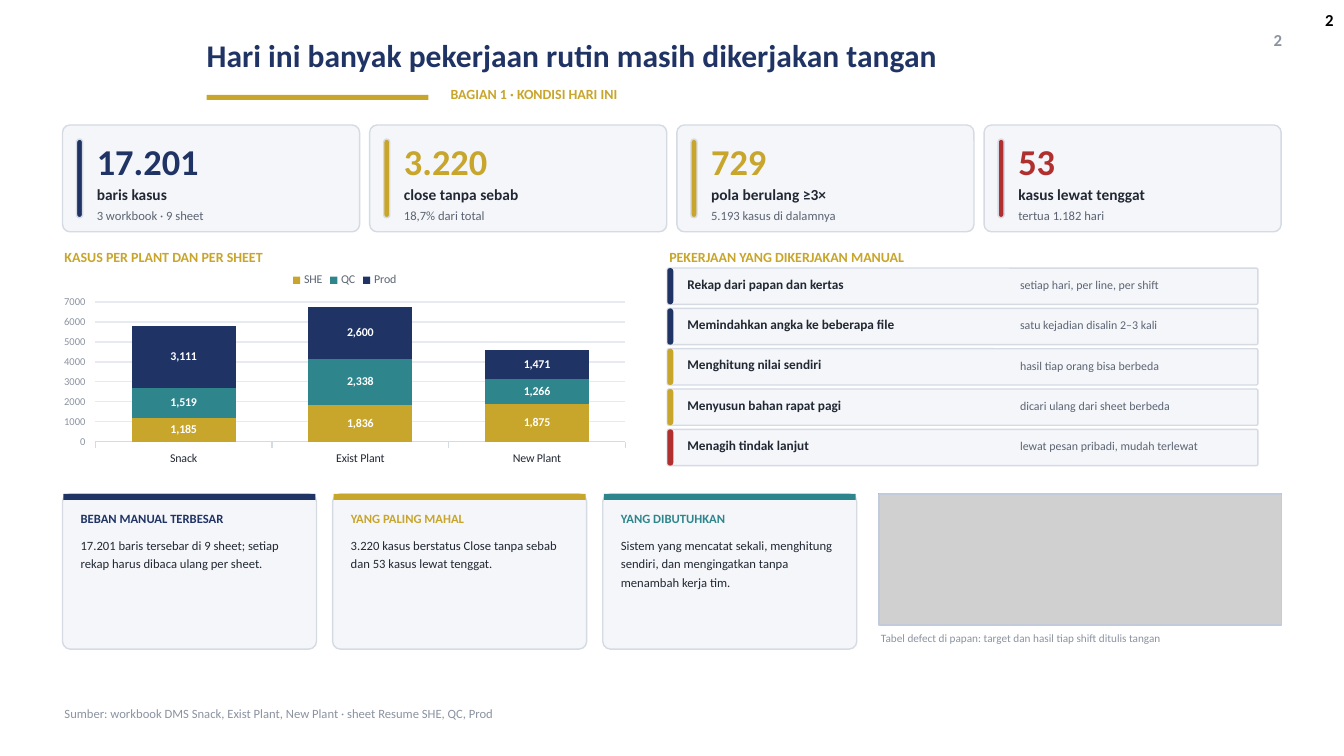
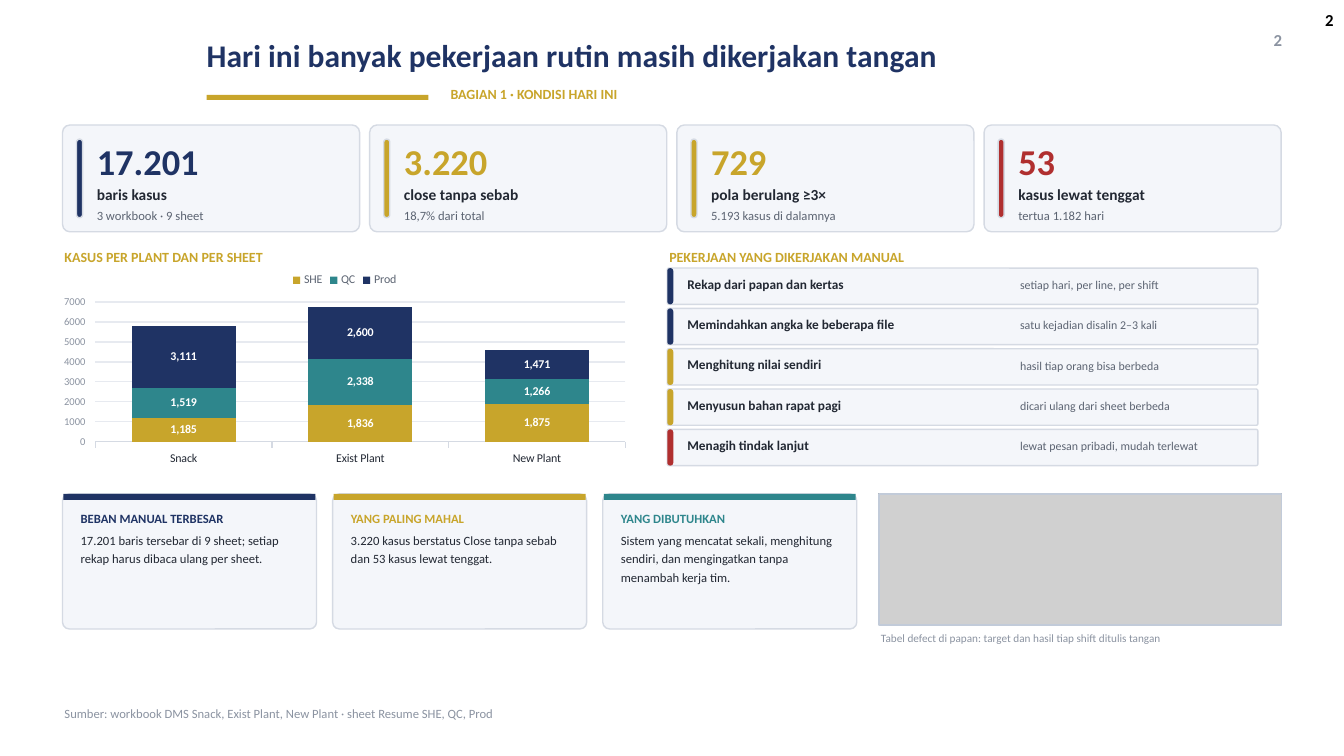
Before and after one commit to GalaxyDust/DailyMonitoringSystem_App, a slide deck: slide 2 of docs/DMS_Digitalisasi_v1.pptx. Drawn at 1344x756 pixels with LibreOffice and Linux fonts; fonts in the diff are those of the drawing; grey boxes stand for pictures; background and template pictures are left out. Boxes give left, top, right and bottom in pixels: in the first picture for what was removed or moved away, otherwise in the second. Text is boxed around its words. In the diff, an @@ line names an element or a change of style, - is before the commit and + after.

```diff
--- a/docs/DMS_Digitalisasi_v1.pptx
+++ b/docs/DMS_Digitalisasi_v1.pptx
@@ rounded rectangle: place and size @@
-rounded rectangle at [63, 494, 317, 649]
+rounded rectangle at [63, 494, 317, 629]
@@ rounded rectangle: place and size @@
-rounded rectangle at [333, 494, 587, 649]
+rounded rectangle at [333, 494, 587, 629]
@@ rounded rectangle: place and size @@
-rounded rectangle at [603, 494, 857, 649]
+rounded rectangle at [603, 494, 857, 629]
@@ line spacing 1.22 to 1.2 in 3 elements at [81, 536, 279, 565], [351, 536, 557, 565], [621, 536, 832, 584] @@
```
Also in this commit, not shown: 4 other slides changed, 1 other file.
